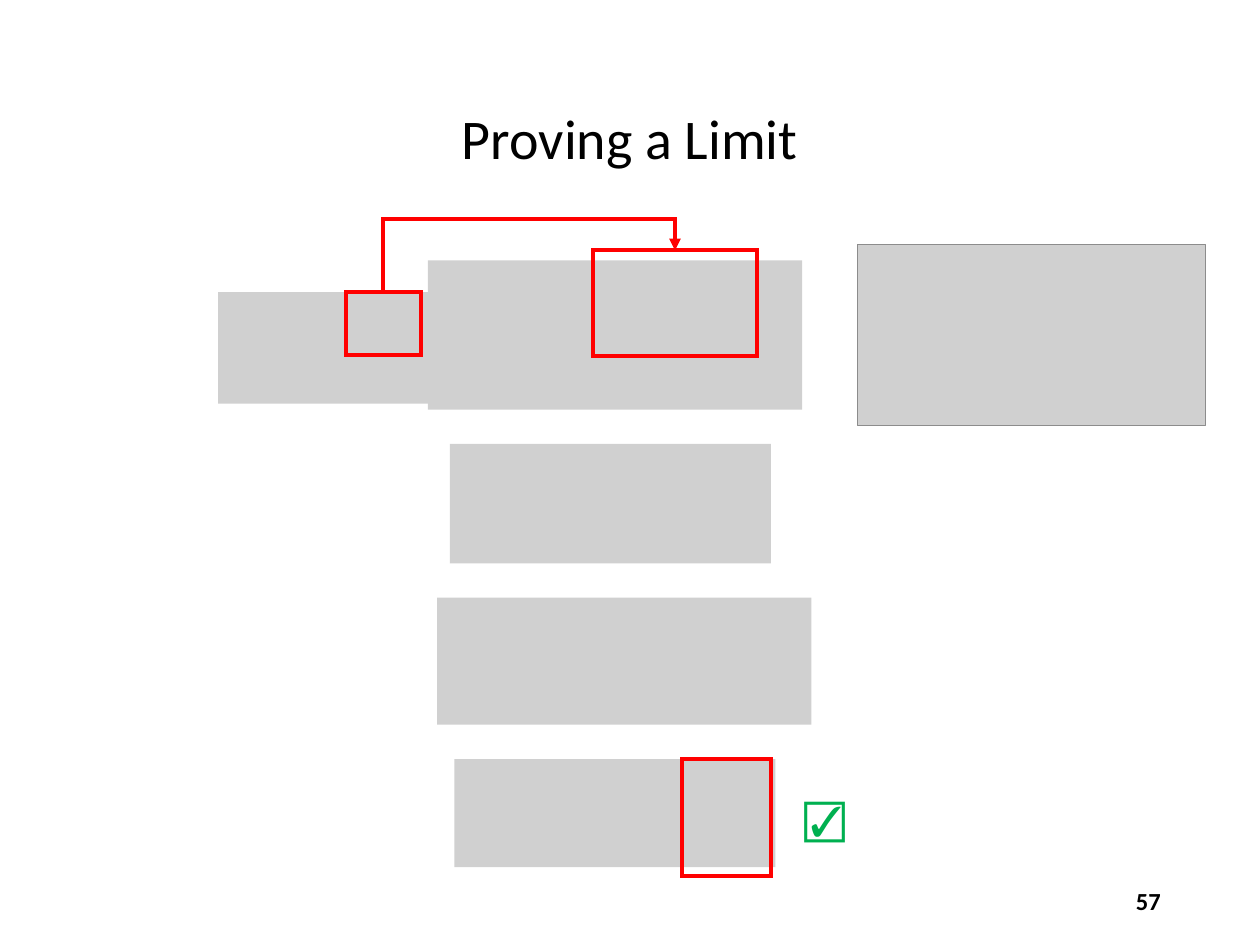
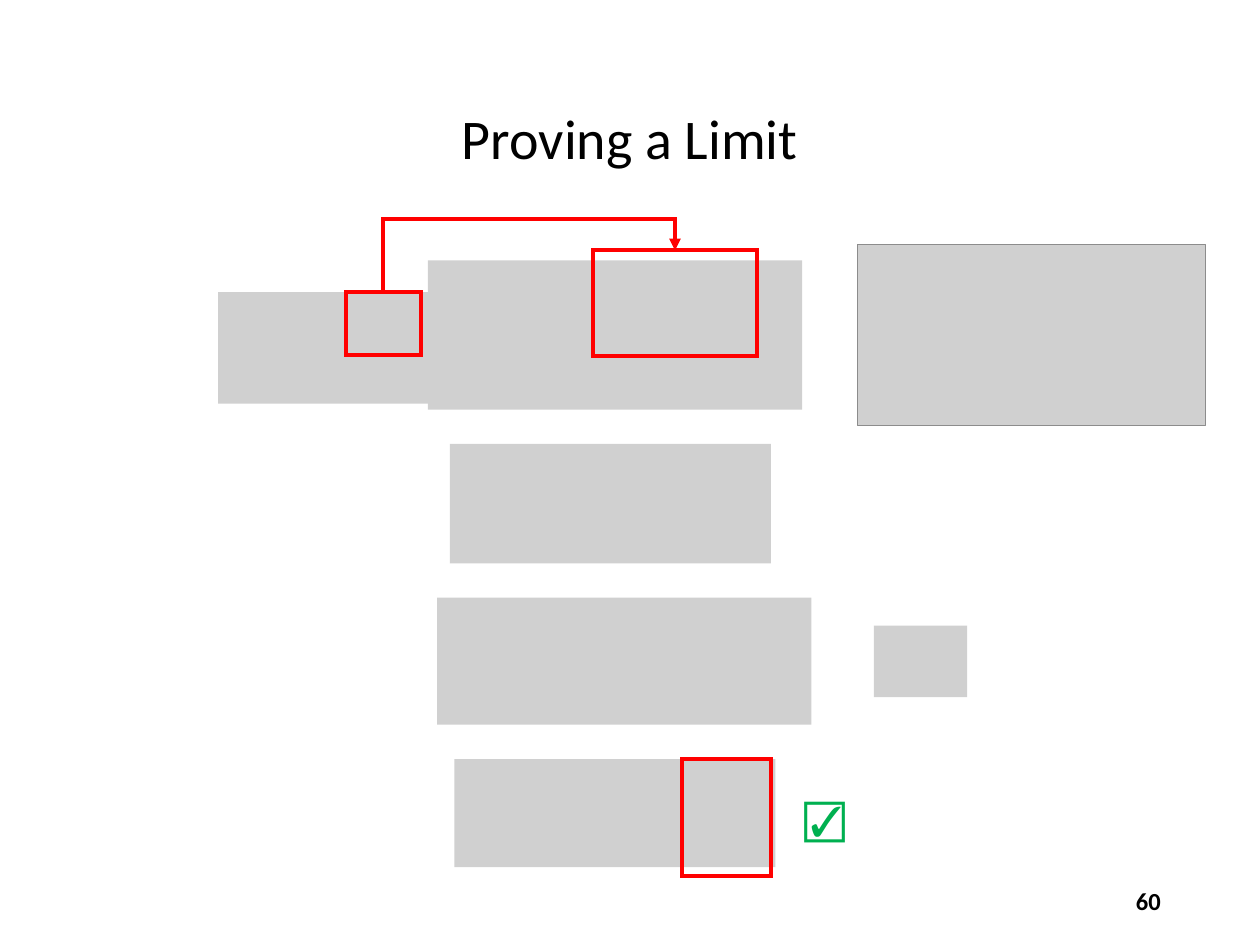
Before and after one commit to dbiersach/scicomp101, a slide deck: slide 60 of Session 06 - Infinite Series and Limits/Session 06 - Infinite Series and Limits.pptx (slide 57 before the commit). Drawn at 1260x945 pixels with LibreOffice and Linux fonts; fonts in the diff are those of the drawing; grey boxes stand for pictures. Boxes give left, top, right and bottom in pixels: in the first picture for what was removed or moved away, otherwise in the second. Text is boxed around its words. In the diff, an @@ line names an element or a change of style, - is before the commit and + after.

Commit message:
Update limit derivations

```diff
--- a/Session 06 - Infinite Series and Limits/Session 06 - Infinite Series and Limits.pptx
+++ b/Session 06 - Infinite Series and Limits/Session 06 - Infinite Series and Limits.pptx
@@ picture added at <box>874,625,968,697</box> @@
@@ page number at <box>1136,893,1161,910</box>: text changed @@
-57
+60
```
Also in this commit, not shown: 3 other slides changed, 3 slides added.
